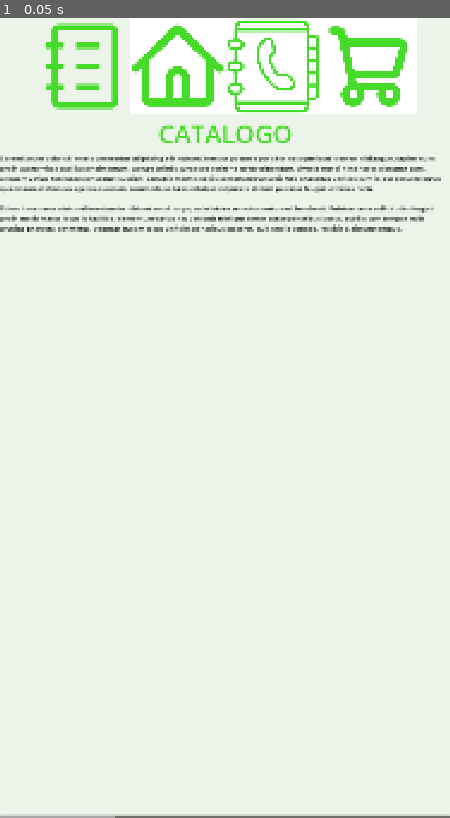
Above: before the commit, frame 1.
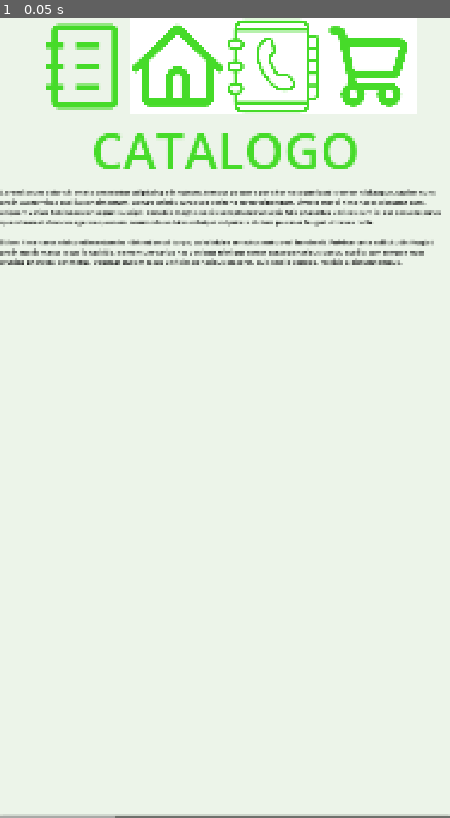
Above: after the commit, the same moment.

Repository: mike7d7/progra-6
Game: Godot game, scene res://control.tscn
The game is run twice, just before and just after one commit, with the same random seed, the same clock (stepped at 60 frames per second) and the same inputs.
Inputs:
- Up to frame 1 (0.05 s): no input

The runs differ from the first frame. In frame 1, 7.5% of the frame differs, in the area x 0-98%, y 13-31%.

Commit message:
increase title size

Diff:
--- a/paginas/carrito.tscn
+++ b/paginas/carrito.tscn
@@ -1,7 +1,7 @@
 [gd_scene load_steps=2 format=3 uid="uid://bti36ntuvjkb6"]
 
-[sub_resource type="LabelSettings" id="LabelSettings_evkk3"]
-font_size = 60
+[sub_resource type="LabelSettings" id="LabelSettings_klhht"]
+font_size = 120
 font_color = Color(0.27451, 0.858824, 0.160784, 1)
 
 [node name="Control" type="VBoxContainer"]
@@ -13,10 +13,10 @@
 size_flags_horizontal = 3
 size_flags_vertical = 3
 
-[node name="Label" type="Label" parent="."]
+[node name="Label2" type="Label" parent="."]
 layout_mode = 2
 text = "CARRITO"
-label_settings = SubResource("LabelSettings_evkk3")
+label_settings = SubResource("LabelSettings_klhht")
 horizontal_alignment = 1
 
 [node name="RichTextLabel2" type="RichTextLabel" parent="."]
--- a/paginas/catalogo.tscn
+++ b/paginas/catalogo.tscn
@@ -1,7 +1,7 @@
 [gd_scene load_steps=2 format=3 uid="uid://cj41gllb5yk32"]
 
-[sub_resource type="LabelSettings" id="LabelSettings_evkk3"]
-font_size = 60
+[sub_resource type="LabelSettings" id="LabelSettings_50kd2"]
+font_size = 120
 font_color = Color(0.27451, 0.858824, 0.160784, 1)
 
 [node name="Control" type="VBoxContainer"]
@@ -13,10 +13,10 @@
 size_flags_horizontal = 3
 size_flags_vertical = 3
 
-[node name="Label" type="Label" parent="."]
+[node name="Label2" type="Label" parent="."]
 layout_mode = 2
 text = "CATALOGO"
-label_settings = SubResource("LabelSettings_evkk3")
+label_settings = SubResource("LabelSettings_50kd2")
 horizontal_alignment = 1
 
 [node name="RichTextLabel2" type="RichTextLabel" parent="."]
--- a/paginas/contacto.tscn
+++ b/paginas/contacto.tscn
@@ -1,7 +1,7 @@
 [gd_scene load_steps=2 format=3 uid="uid://bcrtd2kbx7vnw"]
 
-[sub_resource type="LabelSettings" id="LabelSettings_evkk3"]
-font_size = 60
+[sub_resource type="LabelSettings" id="LabelSettings_2nsbc"]
+font_size = 120
 font_color = Color(0.27451, 0.858824, 0.160784, 1)
 
 [node name="Control" type="VBoxContainer"]
@@ -13,10 +13,10 @@
 size_flags_horizontal = 3
 size_flags_vertical = 3
 
-[node name="Label" type="Label" parent="."]
+[node name="Label2" type="Label" parent="."]
 layout_mode = 2
 text = "CONTACTO"
-label_settings = SubResource("LabelSettings_evkk3")
+label_settings = SubResource("LabelSettings_2nsbc")
 horizontal_alignment = 1
 
 [node name="RichTextLabel2" type="RichTextLabel" parent="."]
